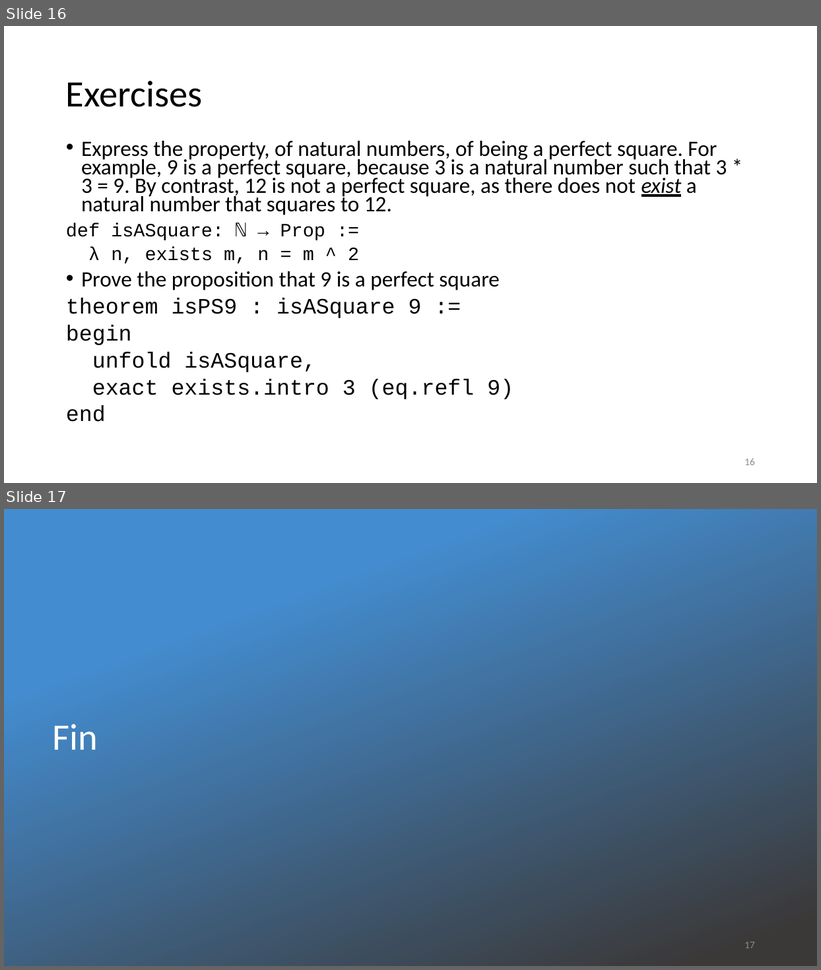
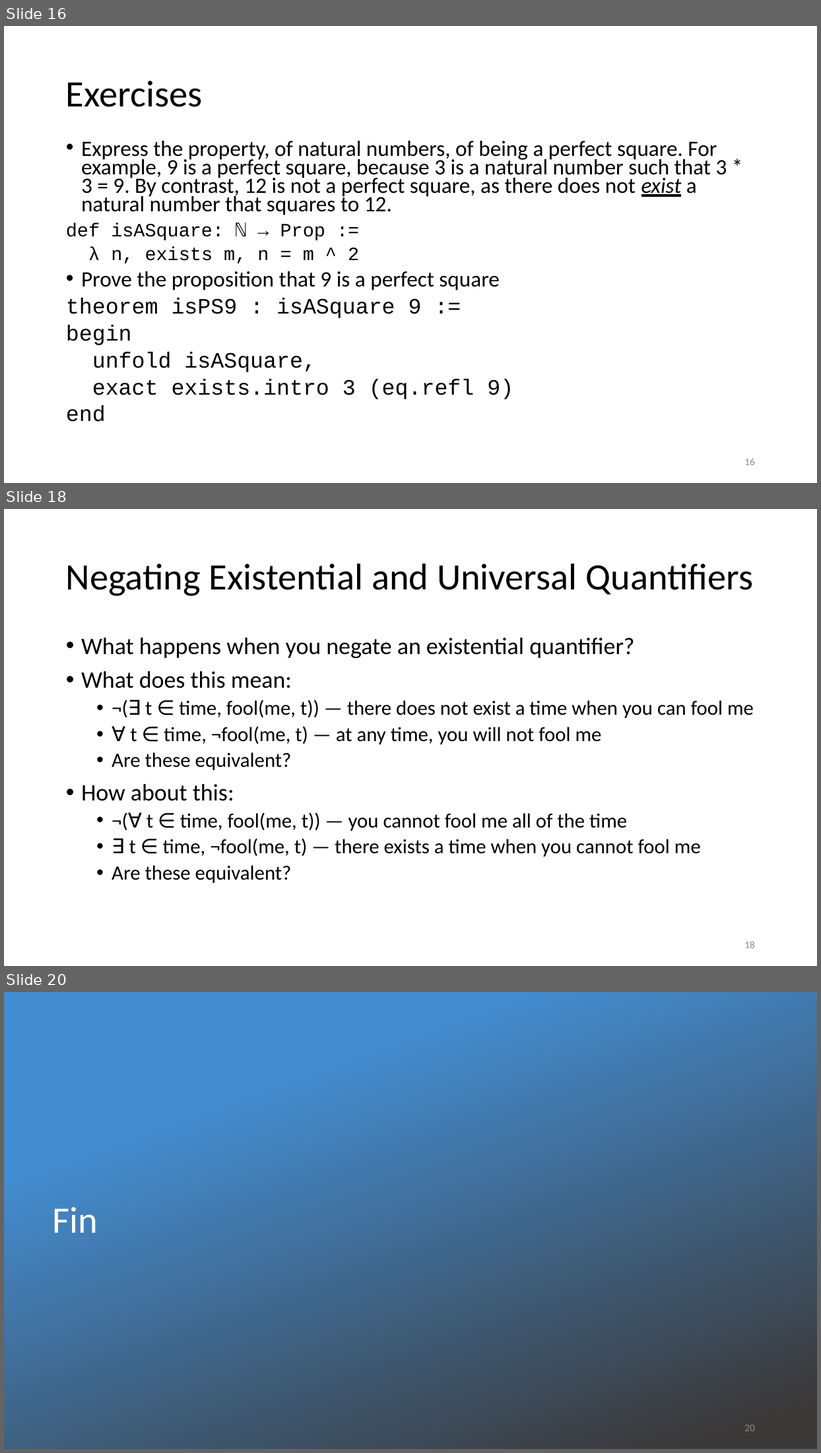
Before and after one commit to kevinsullivan/cs-dm, a slide deck: 11_Existential_Quantification/Exists.pptx. Shown one above the other, each under a label of ours: slides 16 and 17 before the commit, slides 16, 18 and 20 after it; the slides between them are not shown. The pictures are 821x970 and 821x1453 pixels, drawn with LibreOffice and Linux fonts; fonts in the diff are those of the drawing; background and template pictures are left out. Boxes give left, top, right and bottom in pixels: in the first picture for what was removed or moved away, otherwise in the second. Text is boxed around its words. In the diff, an @@ line names an element or a change of style, - is before the commit and + after.

Commit message:
Added material for negating existential quantification

```diff
--- a/11_Existential_Quantification/Exists.pptx
+++ b/11_Existential_Quantification/Exists.pptx
@@ slide 18 added at bbox=[4, 509, 817, 966], background #FFFFFF @@
@@ title added at bbox=[66, 563, 754, 596], 44 pt, text #000000 @@
+Negating Existential and Universal Quantifiers
@@ text added at bbox=[81, 638, 754, 883], 24 pt, text #000000 @@
+• What happens when you negate an existential quantifier?
+• What does this mean:
+  • ¬(∃ t ∈ time, fool(me, t)) — there does not exist a time when you can fool me
+  • ∀ t ∈ time, ¬fool(me, t) — at any time, you will not fool me
+  • Are these equivalent?
+• How about this:
+  • ¬(∀ t ∈ time, fool(me, t)) — you cannot fool me all of the time
+  • ∃ t ∈ time, ¬fool(me, t) — there exists a time when you cannot fool me
+  • Are these equivalent?
@@ page number added at bbox=[745, 941, 755, 949], 12 pt, text #8C8C8C @@
+18
@@ what was slide 17 is now slide 20 @@
@@ page number at bbox=[745, 1425, 755, 1432]: text changed @@
-17
+20
```
Also in this commit, not shown: 2 other slides added, 1 other file.
